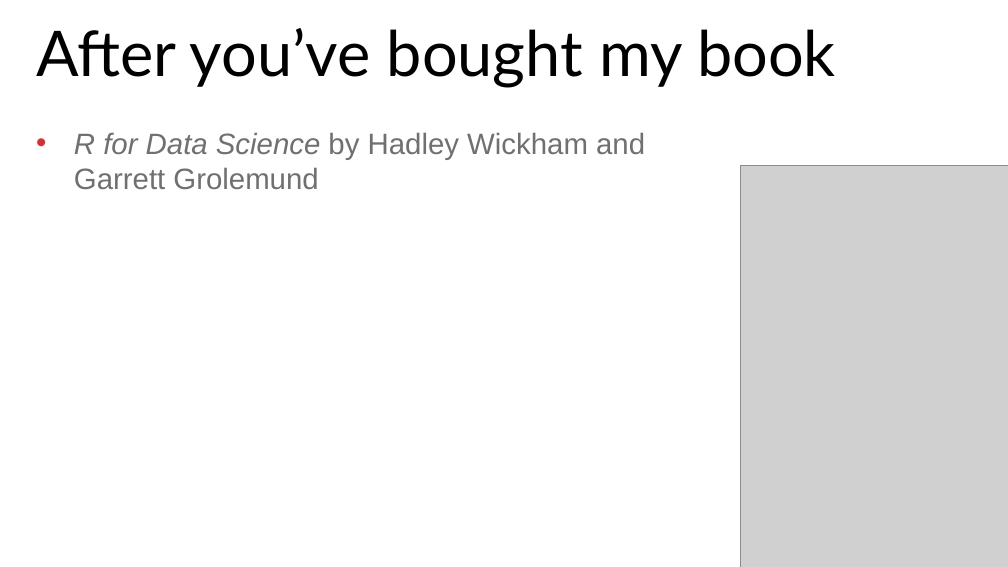
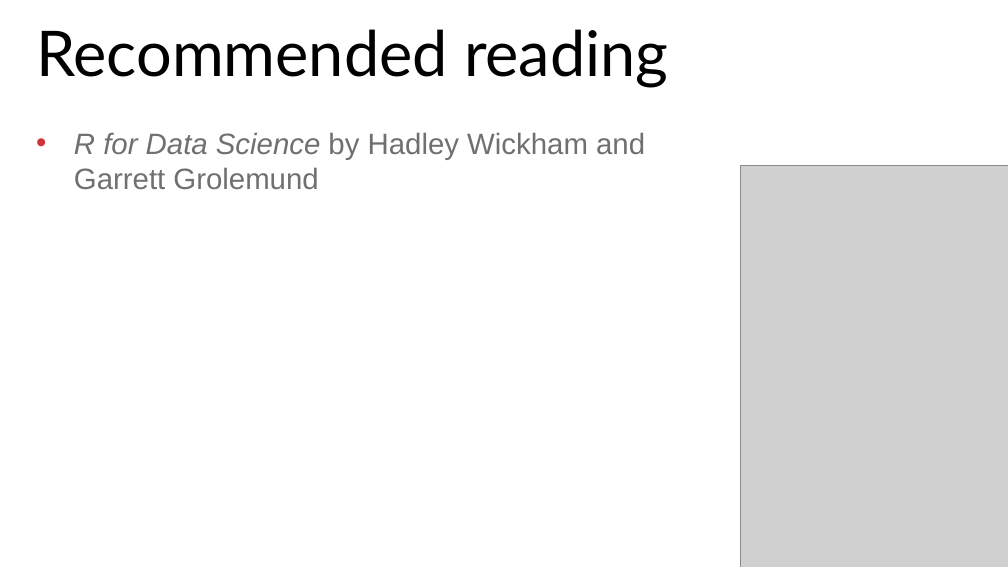
Before and after one commit to stringfestdata/london-excel, a slide deck: slide 27 of advancing-into-analytics-london-meetup.pptx (slide 30 before the commit). Drawn at 1008x567 pixels with LibreOffice and Linux fonts; fonts in the diff are those of the drawing; grey boxes stand for pictures. Boxes give left, top, right and bottom in pixels: in the first picture for what was removed or moved away, otherwise in the second. Text is boxed around its words. In the diff, an @@ line names an element or a change of style, - is before the commit and + after.

```diff
--- a/advancing-into-analytics-london-meetup.pptx
+++ b/advancing-into-analytics-london-meetup.pptx
@@ text at [36, 29, 669, 88]: text changed @@
-After you’ve bought my book
+Recommended reading
```
Also in this commit, not shown: 10 other slides changed, 1 slide added, 4 slides removed, 43 other files.
